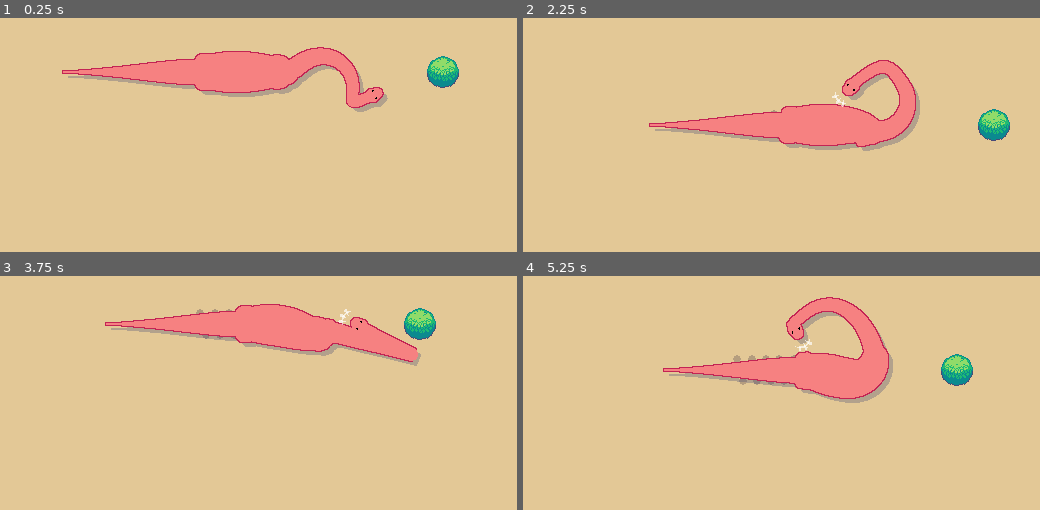
Above: before the commit, frames 1-4 (two rows, left to right).
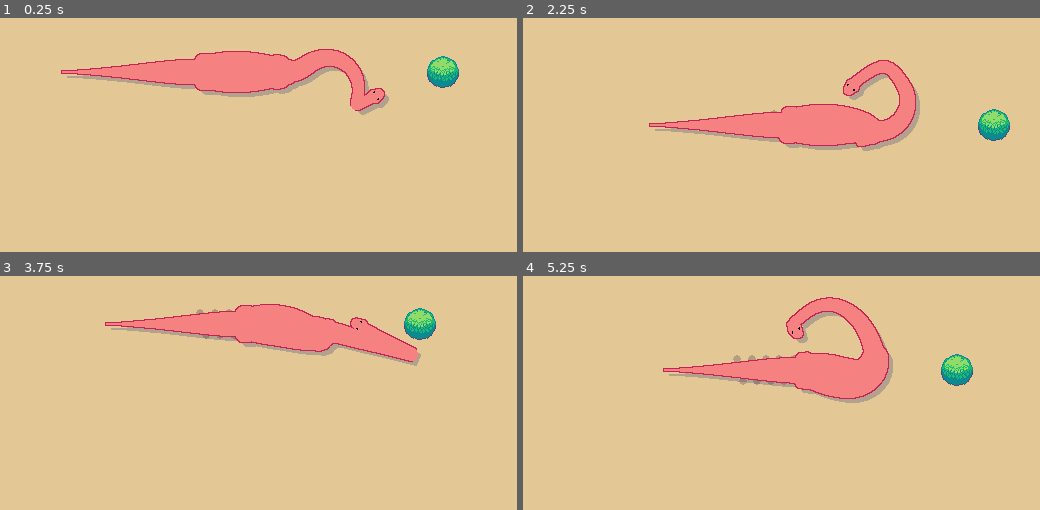
Above: after the commit, the same moments.

Repository: jentaruno/menchie
Game: Godot game, scene res://scenes/main.tscn
Two runs of this game, one before a commit and one after it. Both use one fixed random seed, a clock stepped at 60 frames per second and the inputs below.
Inputs (mouse positions are in pixels of both pictures, inside the frame that each line leads up to):
- Up to frame 1 (0.25 s): no input
- Up to frame 2 (2.25 s): move the mouse to (952, 53) at 0.52 s; hold Right (move_right) 0.53-1.28 s; click (952, 53) at 0.67 s; move the mouse to (683, 90) at 1.27 s; hold Down (move_down) 1.28-2.03 s; click (683, 90) at 1.42 s; move the mouse to (outside the picture) at 2.02 s; hold Right (move_right) from 2.03 s (still down); click (outside the picture) at 2.17 s
- Up to frame 3 (3.75 s): move the mouse to (253, 402) at 2.77 s; release Right (move_right) at 2.78 s; hold Up (move_up) 2.78-3.53 s; click (253, 402) at 2.92 s; move the mouse to (475, 383) at 3.52 s; hold Left (move_left) from 3.53 s (still down); click (475, 383) at 3.67 s
- Up to frame 4 (5.25 s): move the mouse to (outside the picture) at 4.27 s; click (outside the picture) at 4.42 s; move the mouse to (843, 329) at 5.02 s; release Left (move_left) at 5.03 s; hold Down (move_down) from 5.03 s (still down); click (843, 329) at 5.17 s

The runs differ from the first frame. In frame 1, 1.2% of the frame differs, in the area x 11-76%, y 12-42%; in frame 2, less than 0.1%; in frame 3, less than 0.1%; in frame 4, less than 0.1%.
Error after the commit: Invalid call. Nonexistent function 'grow_to' in base 'Nil'. (res://player/growth/exp_manager.gd:13)

Commit message:
big refactor moment

Diff:
--- /dev/null
+++ b/common/constants.gd
@@ -0,0 +1,4 @@
+class_name Constants extends RefCounted
+
+const max_level: int = 999
+const growth_config: GrowthConfig = preload("res://player/growth/growth_config.tres")
--- a/common/global.gd
+++ b/common/global.gd
@@ -1,6 +1,6 @@
 extends Node
 
-var player_body: DinoBody
+var player: DinoMain
 var player_camera: Camera2D
 
 var footstep_manager: FootstepManager
--- a/player/body_parts/dino_body.gd
+++ b/player/body_parts/dino_body.gd
@@ -36,7 +36,6 @@
 #endregion
 
 func _ready() -> void:
-	Global.player_body = self
 	_init_bones()
 	_init_limbs()
 	_connect_parent()
@@ -60,8 +59,8 @@
 	_last_input_dir = dir
 	_body_dir = _body_dir.slerp(dir.normalized(), turn_speed * delta)
 
-func grow_to(length: float) -> void:
-	curr_length = length
+func grow(progress: float) -> void:
+	curr_length = Constants.growth_config.body_length.sample(progress)
 	_init_bones()
 	super.update_attachments()
 
@@ -92,9 +91,5 @@
 	legs.init_legs(_bones[front_legs_bone_index], _bones[hind_legs_bone_index])
 
 func _connect_parent() -> void:
-	var move_args = [
-		{"name": "delta", "type": TYPE_FLOAT},
-		{"name": "dir", "type": TYPE_VECTOR2}
-	]
-	owner.add_user_signal("move", move_args)
-	owner.connect("move", Callable(self, "move"))
+	if owner.has_signal("grew"):
+		owner.connect("grew", Callable(self, "grow"))
--- a/player/body_parts/dino_head.gd
+++ b/player/body_parts/dino_head.gd
@@ -1,9 +1,6 @@
-extends Area2D
+class_name DinoHead extends Area2D
 
 var curr_collision: Object
-
-func _ready() -> void:
-	_connect_parent()
 
 func try_bite() -> void:
 	var overlapping_areas = get_overlapping_areas()
@@ -14,8 +11,3 @@
 		if area is Biteable:
 			area.on_bite(%TeethMarker2D.global_position)
 			break
-
-func _connect_parent() -> void:
-	if not owner.has_user_signal("bite"):
-		owner.add_user_signal("bite")
-	owner.connect("bite", Callable(self, "try_bite"))
--- /dev/null
+++ b/player/body_parts/dino_main.gd
@@ -0,0 +1,20 @@
+class_name DinoMain extends Node2D
+
+@onready var body: DinoBody = %Body
+@onready var head: DinoHead = %Head
+
+## Grow bigger, progress is level/max_level normalised to 0.0-1.0
+signal grew(progress: float)
+
+func _ready() -> void:
+	Global.player = self
+
+func move(delta: float, dir: Vector2) -> void:
+	body.move(delta, dir)
+
+func bite() -> void:
+	head.try_bite()
+
+func grow_to(level: int) -> void:
+	var progress = float(level) / Constants.max_level
+	grew.emit(progress)
--- a/player/body_parts/dino_neck.gd
+++ b/player/body_parts/dino_neck.gd
@@ -45,6 +45,7 @@
 	_base_position = global_position
 	_init_bones()
 	super.attach(%Head, head_bone_index, true, AttachableLine2D.RotationUpdate.BACKWARD)
+	_connect_parent()
 
 func _physics_process(_delta: float) -> void:
 	_base_position = global_position
@@ -65,9 +66,11 @@
 	if show_rotation_constraints:
 		queue_redraw()
 
-func grow_to(length: float) -> void:
-	curr_length = length
-	_init_bones()
+func grow(progress: float) -> void:
+	curr_length = Constants.growth_config.neck_length.sample(progress)
+	var new_bone_length = curr_length / num_bones
+	for i in range(len(_bone_lengths)):
+		_bone_lengths[i] = new_bone_length
 	super.update_attachments()
 
 func _solve_ik(target_position: Vector2) -> void:
@@ -179,6 +182,10 @@
 
 	_update_line2d()
 
+func _connect_parent() -> void:
+	if owner.has_signal("grew"):
+		owner.connect("grew", Callable(self, "grow"))
+
 func _draw() -> void:
 	if not show_rotation_constraints:
 		return
--- a/player/body_parts/dino_tail.gd
+++ b/player/body_parts/dino_tail.gd
@@ -28,6 +28,7 @@
 
 func _ready() -> void:
 	_init_bones()
+	_connect_parent()
 
 func _physics_process(_delta: float) -> void:
 	_update_bones()
@@ -36,8 +37,8 @@
 func move(dir: Vector2) -> void:
 	_last_dir = dir.normalized()
 
-func grow_to(length: float) -> void:
-	curr_length = length
+func grow(progress: float) -> void:
+	curr_length = Constants.growth_config.tail_length.sample(progress)
 	_init_bones()
 
 func _update_bones() -> void:
@@ -58,3 +59,7 @@
 		_bones.append(global_position - Vector2(_bone_length * i, 0.0))
 
 	_update_line2d()
+
+func _connect_parent() -> void:
+	if owner.has_signal("grew"):
+		owner.connect("grew", Callable(self, "grow"))
--- a/player/growth/debug_growth.gd
+++ b/player/growth/debug_growth.gd
@@ -1,12 +1,12 @@
 extends Node
 
-@onready var menchie: Node2D = %Menchie
+var _curr_level: int
+@onready var menchie: DinoMain = %Menchie
 
 func _physics_process(_delta: float) -> void:
 	var input_dir = Input.get_vector("move_left", "move_right", "move_up", "move_down")
 	if input_dir.y == 0:
 		return
 
-	for child in menchie.get_children():
-		if is_instance_of(child, GrowthManager):
-			child.grow(-sign(input_dir.y))
+	_curr_level += -sign(input_dir.y)
+	menchie.grow_to(_curr_level)
--- /dev/null
+++ b/player/growth/exp_manager.gd
@@ -0,0 +1,13 @@
+class_name ExpManager extends Node
+
+var curr_level: int = 1
+
+func _ready() -> void:
+	grow_to(curr_level)
+
+func handle_level_up() -> void:
+	curr_level += 1
+	grow_to(curr_level)
+
+func grow_to(level: int) -> void:
+	Global.player.grow_to(level)
--- /dev/null
+++ b/player/growth/growth_config.gd
@@ -0,0 +1,8 @@
+class_name GrowthConfig extends Resource
+
+## Body length over level
+@export var body_length: Curve
+## Neck length over level
+@export var neck_length: Curve
+## Tail length over level
+@export var tail_length: Curve
--- /dev/null
+++ b/player/growth/growth_config.tres
@@ -0,0 +1,25 @@
+[gd_resource type="Resource" script_class="GrowthConfig" format=3 uid="uid://cx3mr1vkdeu8o"]
+
+[ext_resource type="Script" uid="uid://bsumgnxlmg8vm" path="res://player/growth/growth_config.gd" id="1_m7wna"]
+
+[sub_resource type="Curve" id="Curve_m7wna"]
+_limits = [0.0, 2000.0, 0.0, 1.0]
+_data = [Vector2(0, 96), 0.0, 0.0, 0, 0, Vector2(1, 1024), 0.0, 0.0, 0, 0]
+point_count = 2
+
+[sub_resource type="Curve" id="Curve_7mu7e"]
+_limits = [0.0, 2000.0, 0.0, 1.0]
+_data = [Vector2(0, 128), 0.0, 0.0, 0, 0, Vector2(1, 1024), 0.0, 0.0, 0, 0]
+point_count = 2
+
+[sub_resource type="Curve" id="Curve_x806q"]
+_limits = [0.0, 2000.0, 0.0, 1.0]
+_data = [Vector2(0, 160), 0.0, 0.0, 0, 0, Vector2(1, 1024), 0.0, 0.0, 0, 0]
+point_count = 2
+
+[resource]
+script = ExtResource("1_m7wna")
+body_length = SubResource("Curve_m7wna")
+neck_length = SubResource("Curve_7mu7e")
+tail_length = SubResource("Curve_x806q")
+metadata/_custom_type_script = "uid://bsumgnxlmg8vm"
--- a/player/growth/growth_manager.gd
+++ /dev/null
@@ -1,28 +0,0 @@
-class_name GrowthManager extends Node
-
-@export var body: DinoBody
-## Body length over level
-@export var body_length: Curve
-@export var neck: DinoNeck
-## Neck length over level
-@export var neck_length: Curve
-@export var tail: DinoTail
-## Tail length over level
-@export var tail_length: Curve
-
-const max_level: int = 999
-var curr_level: int = 1
-
-func _ready() -> void:
-	grow_to(curr_level)
-
-func grow_to(level) -> void:
-	curr_level = level
-	var x = float(curr_level) / max_level
-	body.grow_to(body_length.sample(x))
-	neck.grow_to(neck_length.sample(x))
-	tail.grow_to(tail_length.sample(x))
-
-func grow(level_amt: int = 1) -> void:
-	curr_level += level_amt
-	grow_to(curr_level)
--- a/player/menchie.tscn
+++ b/player/menchie.tscn
@@ -1,6 +1,7 @@
 [gd_scene format=3 uid="uid://b3s2a2rc73jma"]
 
 [ext_resource type="Script" uid="uid://3e4fm43ja5j5" path="res://player/body_parts/dino_body.gd" id="1_3vfhu"]
+[ext_resource type="Script" uid="uid://bb48snd8pwmtp" path="res://player/body_parts/dino_main.gd" id="1_58t8l"]
 [ext_resource type="Script" uid="uid://c61iw65qiitaw" path="res://player/body_parts/dino_neck.gd" id="2_oudl4"]
 [ext_resource type="Script" uid="uid://b33mu8sgfqy3p" path="res://player/body_parts/dino_tail.gd" id="3_j3rgi"]
 [ext_resource type="Script" uid="uid://bxudouh4xu2yl" path="res://player/body_parts/dino_head.gd" id="3_woslb"]
@@ -10,7 +11,6 @@
 [ext_resource type="Script" uid="uid://cbv5paoxqggec" path="res://player/body_parts/dino_leg.gd" id="5_7hqxn"]
 [ext_resource type="Script" uid="uid://2ghyfad1iqnf" path="res://player/body_parts/dino_shadow.gd" id="6_gb87v"]
 [ext_resource type="Script" uid="uid://bsiwg0lrpeht7" path="res://common/line_2d_color_setter.gd" id="9_xoblb"]
-[ext_resource type="Script" uid="uid://bj4nswbqhdmf6" path="res://player/growth/growth_manager.gd" id="10_7ytui"]
 [ext_resource type="Shader" uid="uid://dtea5xajsv35q" path="res://vfx/outline_and_shadow.gdshader" id="10_4760t"]
 
 [sub_resource type="Curve" id="Curve_tbgi4"]
@@ -35,21 +35,6 @@
 
 [sub_resource type="Curve" id="Curve_xrivr"]
 _data = [Vector2(0, 0.6966293), 0.0, -0.1573034, 0, 1, Vector2(1, 0.5393259), -0.1573034, 0.0, 1, 0]
-point_count = 2
-
-[sub_resource type="Curve" id="Curve_7ytui"]
-_limits = [0.0, 2000.0, 0.0, 1.0]
-_data = [Vector2(0, 96), 0.0, 0.0, 0, 0, Vector2(1, 1024), 0.0, 0.0, 0, 0]
-point_count = 2
-
-[sub_resource type="Curve" id="Curve_58t8l"]
-_limits = [0.0, 2000.0, 0.0, 1.0]
-_data = [Vector2(0, 128), 0.0, 0.0, 0, 0, Vector2(1, 1024), 0.0, 0.0, 0, 0]
-point_count = 2
-
-[sub_resource type="Curve" id="Curve_y8rs7"]
-_limits = [0.0, 2000.0, 0.0, 1.0]
-_data = [Vector2(0, 160), 0.0, 0.0, 0, 0, Vector2(1, 1024), 0.0, 0.0, 0, 0]
 point_count = 2
 
 [sub_resource type="ShaderMaterial" id="ShaderMaterial_7ytui"]
@@ -60,6 +45,7 @@
 shader_parameter/shadow_offset = Vector2(-5, -5)
 
 [node name="Menchie" type="Node2D" unique_id=1090860608]
+script = ExtResource("1_58t8l")
 
 [node name="Body" type="Line2D" parent="." unique_id=795775763]
 unique_name_in_owner = true
@@ -237,15 +223,6 @@
 script = ExtResource("9_xoblb")
 lines = [NodePath("../Body"), NodePath("../Body/Neck"), NodePath("../Body/Neck/Head/HeadLine2D"), NodePath("../Body/Tai …(262 unchanged characters)…
 color = Color(0.9647059, 0.5058824, 0.5058824, 1)
-
-[node name="GrowthManager" type="Node" parent="." unique_id=1588671250 node_paths=PackedStringArray("body", "neck", "tail")]
-script = ExtResource("10_7ytui")
-body = NodePath("../Body")
-body_length = SubResource("Curve_7ytui")
-neck = NodePath("../Body/Neck")
-neck_length = SubResource("Curve_58t8l")
-tail = NodePath("../Body/Tail")
-tail_length = SubResource("Curve_y8rs7")
 
 [node name="OutlineAndShadow" type="CanvasGroup" parent="." unique_id=1774751120 node_paths=PackedStringArray("body_parts")]
 z_index = -10
--- a/player/player_camera.gd
+++ b/player/player_camera.gd
@@ -9,7 +9,7 @@
 	Global.player_camera = self
 
 func _physics_process(delta: float) -> void:
-	var player_pos = Global.player_body.global_position
+	var player_pos = Global.player.global_position
 	var mouse_pos = get_global_mouse_position()
 	var player_to_mouse = (mouse_pos - player_pos).limit_length(max_lookahead_distance)
 	var target = player_pos + player_to_mouse
--- a/player/player_controller.gd
+++ b/player/player_controller.gd
@@ -1,12 +1,12 @@
 class_name PlayerController extends Node
 
-@onready var body: Node2D = %Menchie
+@onready var dino: DinoMain = %Menchie
 
 func _physics_process(delta: float) -> void:
 	var input_dir = Input.get_vector("move_left", "move_right", "move_up", "move_down")
-	body.emit_signal("move", delta, input_dir)
+	dino.move(delta, input_dir)
 
 func _input(event: InputEvent) -> void:
 	if event is InputEventMouseButton:
 		if event.button_index == MOUSE_BUTTON_LEFT and event.pressed:
-			body.emit_signal("bite")
+			dino.bite()
--- a/scenes/main.tscn
+++ b/scenes/main.tscn
@@ -3,6 +3,7 @@
 [ext_resource type="PackedScene" uid="uid://b3s2a2rc73jma" path="res://player/menchie.tscn" id="1_jyhfs"]
 [ext_resource type="Script" uid="uid://dq64i38geyd2i" path="res://player/player_controller.gd" id="1_sugp2"]
 [ext_resource type="Script" uid="uid://b58vms8g71mu3" path="res://player/player_camera.gd" id="2_jyhfs"]
+[ext_resource type="Script" uid="uid://bj4nswbqhdmf6" path="res://player/growth/exp_manager.gd" id="2_tefeu"]
 [ext_resource type="Script" uid="uid://cpbtgrvqrdovj" path="res://world/terrain/footstep_manager.gd" id="4_o6xl0"]
 [ext_resource type="PackedScene" uid="uid://66720eogkxjg" path="res://world/vegetation/regular_tree.tscn" id="5_tbgi4"]
 
@@ -19,12 +20,17 @@
 [node name="PlayerController" type="Node" parent="Systems" unique_id=1907906850]
 script = ExtResource("1_sugp2")
 
+[node name="ExpManager" type="Node" parent="Systems" unique_id=271100773]
+script = ExtResource("2_tefeu")
+
 [node name="Background" type="Node" parent="." unique_id=1743996493]
 
 [node name="PlayerCamera" type="Camera2D" parent="Background" unique_id=821783281]
 unique_name_in_owner = true
 position_smoothing_speed = 100.0
 script = ExtResource("2_jyhfs")
+smoothing_speed = null
+max_lookahead_distance = null
 
 [node name="DirtTerrain" type="Sprite2D" parent="Background/PlayerCamera" unique_id=1595453022]
 z_index = -50
Not shown, added: common/constants.gd.uid
Not shown, added: player/body_parts/dino_main.gd.uid
Renamed: player/growth/growth_manager.gd.uid -> player/growth/exp_manager.gd.uid
Not shown, added: player/growth/growth_config.gd.uid
